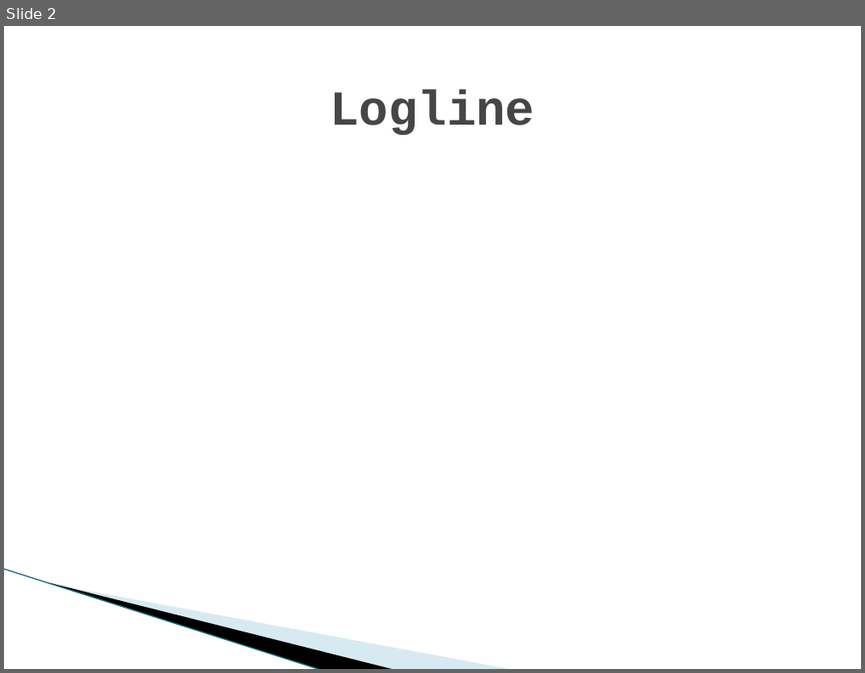
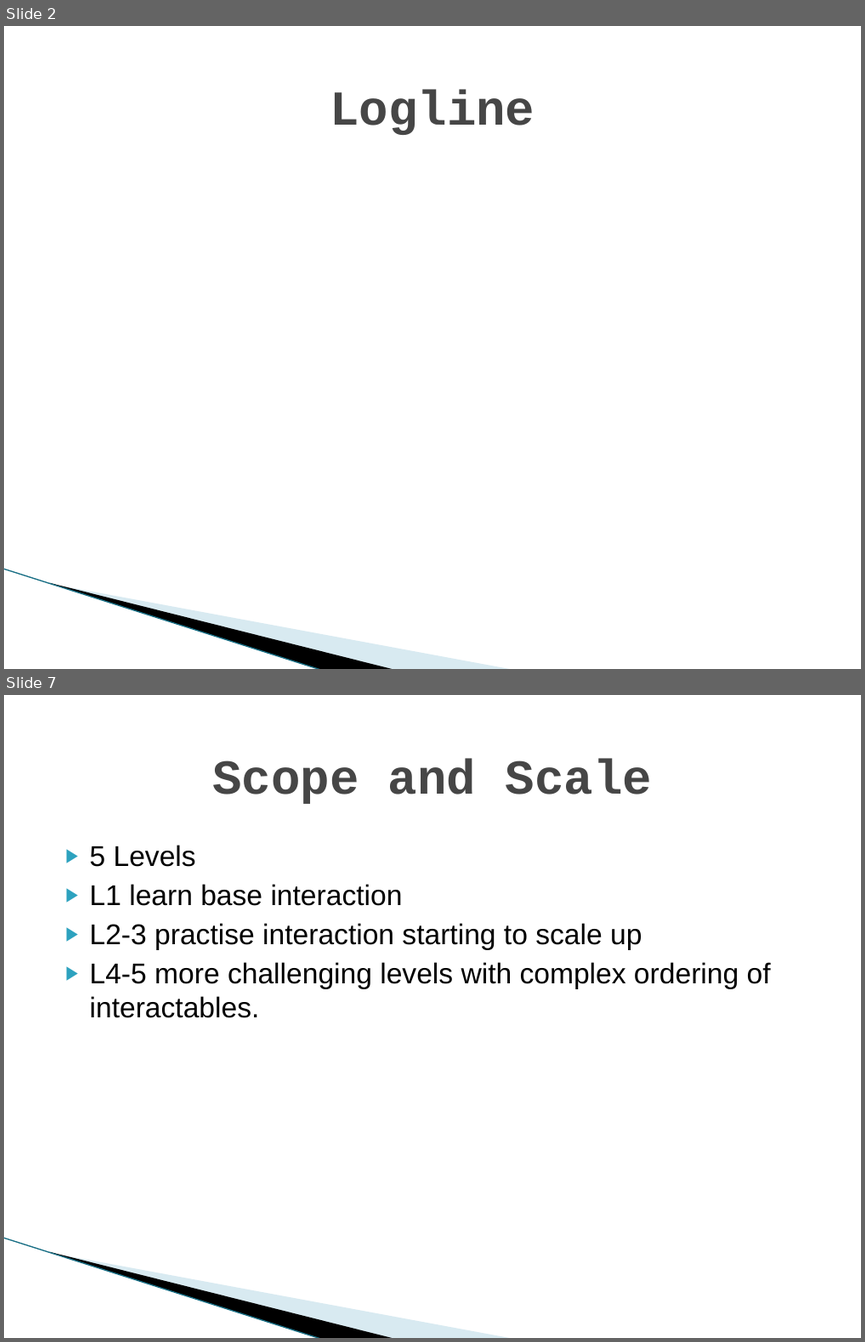
Before and after one commit to UoSGamesGroups/first-semester-l4-5-group-16, a slide deck: Presentations/First Pres.pptx. Shown one above the other, each under a label of ours: slide 2 before the commit, slides 2 and 7 after it; the slides between them are not shown. The pictures are 865x673 and 865x1342 pixels, drawn with LibreOffice and Linux fonts; fonts in the diff are those of the drawing; background and template pictures are left out. Boxes give left, top, right and bottom in pixels: in the first picture for what was removed or moved away, otherwise in the second. Text is boxed around its words. In the diff, an @@ line names an element or a change of style, - is before the commit and + after.

```diff
--- a/Presentations/First Pres.pptx
+++ b/Presentations/First Pres.pptx
@@ slide 7 added at [4,695,861,1338], background #FFFFFF; not listed: 3 template elements that a slide beside it also shows @@
@@ title added at [212,758,652,804], 41 pt, text #464646, bold @@
+Scope and Scale
@@ text added at [90,845,771,1018], 24 pt, text #000000 @@
+▶ 5 Levels
+▶ L1 learn base interaction
+▶ L2-3 practise interaction starting to scale up
+▶ L4-5 more challenging levels with complex ordering of interactables.
```
Also in this commit, not shown: 2 slides changed, 3 other slides added, 3 slides removed.
